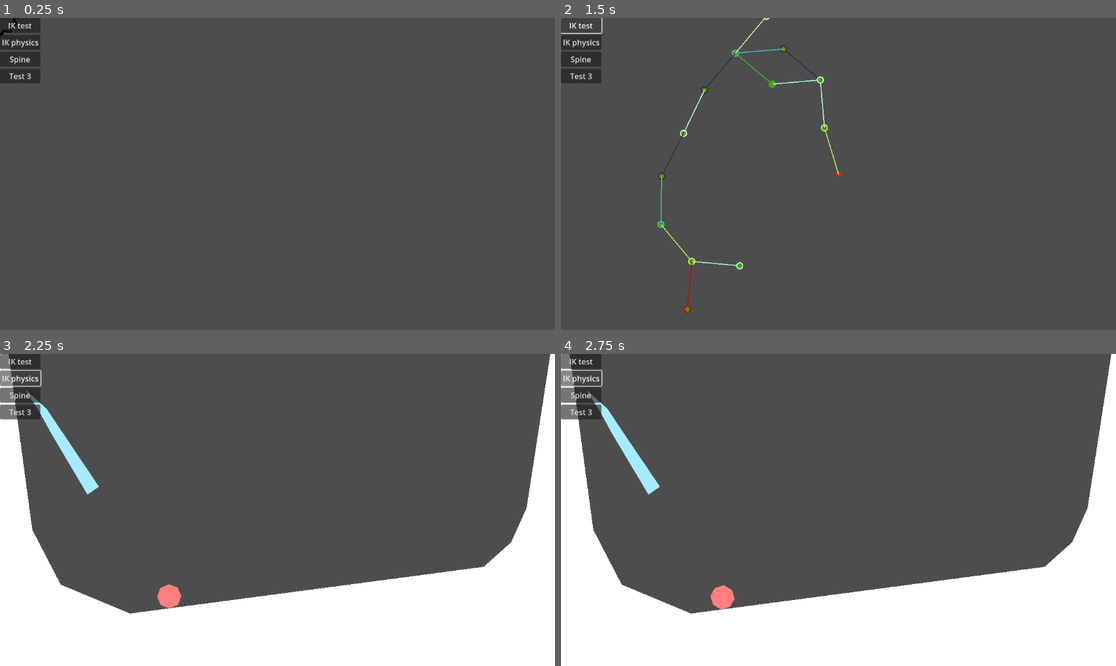
Above: before the commit, frames 1-4 (two rows, left to right).
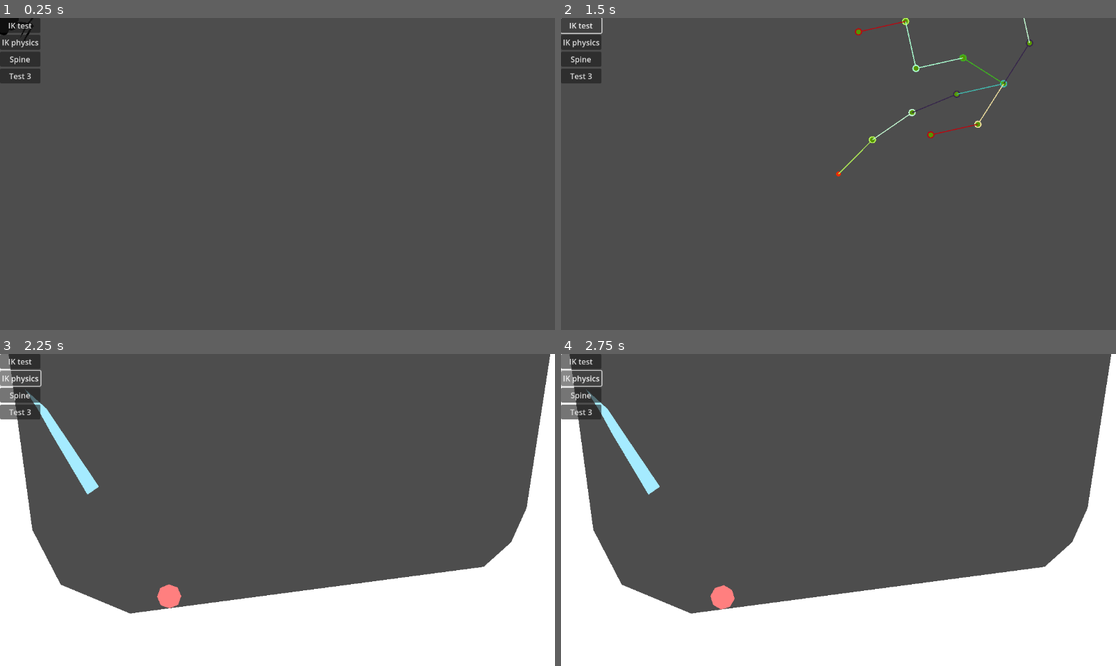
Above: after the commit, the same moments.

Repository: p4triko/CG-2025-Project-Procedural-Animation
Game: Godot game, scene res://objects/Player/player.tscn
Two runs of this game, one before a commit and one after it. Both use one fixed random seed, a clock stepped at 60 frames per second and the inputs below. This scene is started directly instead of the project's main scene.
Inputs:
- Up to frame 1 (0.25 s): no input
- Up to frame 2 (1.5 s): click "IK test" at 0.5 s; click "IK test" at 1.25 s
- Up to frame 3 (2.25 s): click "IK physics" at 2 s
- Up to frame 4 (2.75 s): no input

The runs differ from the first frame. In frame 1, 0.1% of the frame differs, in the area x 0-7%, y 0-9%; in frame 2, 1.3%, in the area x 17-86%, y 0-95%; in frame 3, nothing differs; in frame 4, nothing differs.

Commit message:
Spider texture, some texture mapping fixes

Diff:
--- a/objects/Node Simulation/sim_node.gd
+++ b/objects/Node Simulation/sim_node.gd
@@ -5,7 +5,6 @@
 # - Makes angles even, will make an arch out of the chain (uses 3 previous node positions), uses curve for sahape
 #
 # Visualisation:
-# - Ability to add sprites to follow the bones and joints
 # - Creates Path2D from the nodes
 #
 # Implement this thing for anchors (interpolation, for smoother movement): https://www.youtube.com/watch?v=KPoeNZZ6H4s
@@ -32,7 +31,6 @@
 @export var joint_texture: Texture
 @export var bone_texture_y_scale: float = 1
 @export var joint_texture_scale: float = 1
-
 
 var sim_root: SimRoot
 var prev_global_position: Vector2 = Vector2.ZERO
--- a/objects/Node Simulation/sim_root.gd
+++ b/objects/Node Simulation/sim_root.gd
@@ -45,9 +45,9 @@
 		var x_axis = (self_pos - parent_pos).normalized()
 		var y_axis = x_axis.rotated(deg_to_rad(90))
 		var image_transform: Transform2D = Transform2D(
-			x_axis/tex.get_size() * distance,
-			y_axis/tex.get_size() * sim_node.bone_texture_y_scale,
-			parent_pos - y_axis/2*sim_node.bone_texture_y_scale
+			x_axis/tex.get_size().x * distance,
+			y_axis * sim_node.bone_texture_y_scale,
+			parent_pos - y_axis/2*sim_node.bone_texture_y_scale*tex.get_size().y
 		)
 		draw_set_transform_matrix(image_transform)
 		draw_texture(tex, Vector2.ZERO, modulate)
@@ -67,8 +67,8 @@
 		var x_axis = ((self_pos - parent_pos).normalized() + (child_pos - self_pos).normalized()).normalized()
 		var y_axis = x_axis.rotated(deg_to_rad(90))
 		var image_transform: Transform2D = Transform2D(
-			x_axis/tex.get_size() * sim_node.joint_texture_scale,
-			y_axis/tex.get_size() * sim_node.joint_texture_scale,
+			x_axis/tex.get_size().x * sim_node.joint_texture_scale,
+			y_axis/tex.get_size().y * sim_node.joint_texture_scale,
 			self_pos - (x_axis + y_axis)*sim_node.joint_texture_scale/2
 		)
 		draw_set_transform_matrix(image_transform)
--- a/objects/Player/player.tscn
+++ b/objects/Player/player.tscn
@@ -1,10 +1,18 @@
-[gd_scene load_steps=6 format=3 uid="uid://c0pigba0ihfvs"]
+[gd_scene load_steps=8 format=3 uid="uid://c0pigba0ihfvs"]
 
 [ext_resource type="Script" uid="uid://btxtc8h4my7xj" path="res://objects/Player/player.gd" id="1_fwodp"]
 [ext_resource type="Texture2D" uid="uid://drkij5rd4qwh6" path="res://assets/images/Spider/spider_body.png" id="2_76bfe"]
 [ext_resource type="Script" uid="uid://ckdrfipawwquh" path="res://objects/Node Simulation/sim_root.gd" id="3_8e3mr"]
 [ext_resource type="Script" uid="uid://dftxhty2hpwup" path="res://objects/Node Simulation/sim_node.gd" id="4_sp50d"]
-[ext_resource type="Texture2D" uid="uid://dyqq6uaewyaa1" path="res://assets/images/icon.png" id="5_8e3mr"]
+[ext_resource type="Texture2D" uid="uid://dl6t6e0hmpusc" path="res://assets/images/Spider/spider_legs.png" id="6_sp50d"]
+
+[sub_resource type="AtlasTexture" id="AtlasTexture_8e3mr"]
+atlas = ExtResource("6_sp50d")
+region = Rect2(0, 35, 49, 10)
+
+[sub_resource type="AtlasTexture" id="AtlasTexture_sp50d"]
+atlas = ExtResource("6_sp50d")
+region = Rect2(0, 97, 49, 6)
 
 [node name="Player" type="Node2D"]
 script = ExtResource("1_fwodp")
@@ -24,29 +32,25 @@
 position = Vector2(20, 10)
 script = ExtResource("4_sp50d")
 is_anchored = true
-distance_range = Vector2(35, 35)
-bone_texture = ExtResource("5_8e3mr")
-joint_texture = ExtResource("5_8e3mr")
+distance_range = Vector2(49, 49)
 metadata/_custom_type_script = "uid://dftxhty2hpwup"
 
 [node name="LegRightNear2" type="Node2D" parent="SimRoot/LegRightNear1"]
 top_level = true
-position = Vector2(50.85857, -6.5151024)
+position = Vector2(68.78189, 14.618142)
 script = ExtResource("4_sp50d")
-distance_range = Vector2(35, 35)
+distance_range = Vector2(49, 49)
 allowed_angle_polarity = 1
-bone_texture = ExtResource("5_8e3mr")
-joint_texture = ExtResource("5_8e3mr")
+bone_texture = SubResource("AtlasTexture_8e3mr")
 metadata/_custom_type_script = "uid://dftxhty2hpwup"
 
 [node name="LegRightNear3" type="Node2D" parent="SimRoot/LegRightNear1/LegRightNear2"]
 top_level = true
-position = Vector2(68, 24)
+position = Vector2(46, 58)
 script = ExtResource("4_sp50d")
 is_anchored = true
-distance_range = Vector2(35, 35)
-bone_texture = ExtResource("5_8e3mr")
-joint_texture = ExtResource("5_8e3mr")
+distance_range = Vector2(49, 49)
+bone_texture = SubResource("AtlasTexture_sp50d")
 metadata/_custom_type_script = "uid://dftxhty2hpwup"
 
 [node name="LegRightFar1" type="Node2D" parent="SimRoot"]
@@ -54,29 +58,25 @@
 position = Vector2(-20, -10)
 script = ExtResource("4_sp50d")
 is_anchored = true
-distance_range = Vector2(35, 35)
-bone_texture = ExtResource("5_8e3mr")
-joint_texture = ExtResource("5_8e3mr")
+distance_range = Vector2(49, 49)
 metadata/_custom_type_script = "uid://dftxhty2hpwup"
 
 [node name="LegRightFar2" type="Node2D" parent="SimRoot/LegRightFar1"]
 top_level = true
-position = Vector2(-47.412254, -31.761623)
+position = Vector2(-68.478386, -17.13065)
 script = ExtResource("4_sp50d")
-distance_range = Vector2(35, 35)
+distance_range = Vector2(49, 49)
 allowed_angle_polarity = 2
-bone_texture = ExtResource("5_8e3mr")
-joint_texture = ExtResource("5_8e3mr")
+bone_texture = SubResource("AtlasTexture_8e3mr")
 metadata/_custom_type_script = "uid://dftxhty2hpwup"
 
 [node name="LegRightFar3" type="Node2D" parent="SimRoot/LegRightFar1/LegRightFar2"]
 top_level = true
-position = Vector2(-74, -9)
+position = Vector2(-85, 29)
 script = ExtResource("4_sp50d")
 is_anchored = true
-distance_range = Vector2(35, 35)
-bone_texture = ExtResource("5_8e3mr")
-joint_texture = ExtResource("5_8e3mr")
+distance_range = Vector2(49, 49)
+bone_texture = SubResource("AtlasTexture_sp50d")
 metadata/_custom_type_script = "uid://dftxhty2hpwup"
 
 [node name="LegLeftFar1" type="Node2D" parent="SimRoot"]
@@ -84,34 +84,25 @@
 position = Vector2(20, -10)
 script = ExtResource("4_sp50d")
 is_anchored = true
-distance_range = Vector2(35, 35)
-bone_texture = ExtResource("5_8e3mr")
-joint_texture = ExtResource("5_8e3mr")
-bone_texture_y_scale = 8.0
-joint_texture_scale = 8.0
+distance_range = Vector2(49, 49)
 metadata/_custom_type_script = "uid://dftxhty2hpwup"
 
 [node name="LegLeftFar2" type="Node2D" parent="SimRoot/LegLeftFar1"]
 top_level = true
-position = Vector2(47.61875, -31.498941)
+position = Vector2(68.3331, -1.9432249)
 script = ExtResource("4_sp50d")
-distance_range = Vector2(35, 35)
-bone_texture = ExtResource("5_8e3mr")
-joint_texture = ExtResource("5_8e3mr")
-bone_texture_y_scale = 8.0
-joint_texture_scale = 8.0
+distance_range = Vector2(49, 49)
+allowed_angle_polarity = 1
+bone_texture = SubResource("AtlasTexture_8e3mr")
 metadata/_custom_type_script = "uid://dftxhty2hpwup"
 
 [node name="LegLeftFar3" type="Node2D" parent="SimRoot/LegLeftFar1/LegLeftFar2"]
 top_level = true
-position = Vector2(79, -16)
+position = Vector2(43, 40)
 script = ExtResource("4_sp50d")
 is_anchored = true
-distance_range = Vector2(35, 35)
-bone_texture = ExtResource("5_8e3mr")
-joint_texture = ExtResource("5_8e3mr")
-bone_texture_y_scale = 8.0
-joint_texture_scale = 8.0
+distance_range = Vector2(49, 49)
+bone_texture = SubResource("AtlasTexture_sp50d")
 metadata/_custom_type_script = "uid://dftxhty2hpwup"
 
 [node name="LegLeftNear1" type="Node2D" parent="SimRoot"]
@@ -119,28 +110,24 @@
 position = Vector2(-20, 10)
 script = ExtResource("4_sp50d")
 is_anchored = true
-distance_range = Vector2(35, 35)
-bone_texture = ExtResource("5_8e3mr")
-joint_texture = ExtResource("5_8e3mr")
+distance_range = Vector2(49, 49)
 metadata/_custom_type_script = "uid://dftxhty2hpwup"
 
 [node name="LegLeftNear2" type="Node2D" parent="SimRoot/LegLeftNear1"]
 top_level = true
-position = Vector2(-44.56134, -14.934725)
+position = Vector2(-68.9892, 11.029006)
 script = ExtResource("4_sp50d")
-distance_range = Vector2(35, 35)
+distance_range = Vector2(49, 49)
 allowed_angle_polarity = 2
-bone_texture = ExtResource("5_8e3mr")
-joint_texture = ExtResource("5_8e3mr")
+bone_texture = SubResource("AtlasTexture_8e3mr")
 metadata/_custom_type_script = "uid://dftxhty2hpwup"
 
 [node name="LegLeftNear3" type="Node2D" parent="SimRoot/LegLeftNear1/LegLeftNear2"]
 top_level = true
-position = Vector2(-71, 7.9999027)
+position = Vector2(-59, 59)
 script = ExtResource("4_sp50d")
 is_anchored = true
-distance_range = Vector2(35, 35)
+distance_range = Vector2(49, 49)
 allowed_angle_polarity = 1
-bone_texture = ExtResource("5_8e3mr")
-joint_texture = ExtResource("5_8e3mr")
+bone_texture = SubResource("AtlasTexture_sp50d")
 metadata/_custom_type_script = "uid://dftxhty2hpwup"
--- a/scenes/test_scene.tscn
+++ b/scenes/test_scene.tscn
@@ -13,83 +13,83 @@
 zoom = Vector2(10, 10)
 
 [node name="SimRoot2" type="Node2D" parent="."]
-position = Vector2(4, -18)
+top_level = true
 script = ExtResource("2_nd71p")
 draw_distance_constraint = 2
 metadata/_custom_type_script = "uid://ckdrfipawwquh"
 
 [node name="SimNode" type="Node2D" parent="SimRoot2"]
 top_level = true
-position = Vector2(-16, -29)
+position = Vector2(36, -50)
 script = ExtResource("2_j8ivh")
 is_anchored = true
 metadata/_custom_type_script = "uid://dftxhty2hpwup"
 
 [node name="SimNode2" type="Node2D" parent="SimRoot2/SimNode"]
 top_level = true
-position = Vector2(-7.3064756, -24.058073)
+position = Vector2(44.701256, -45.0717)
 script = ExtResource("2_j8ivh")
 metadata/_custom_type_script = "uid://dftxhty2hpwup"
 
 [node name="SimNode3" type="Node2D" parent="SimRoot2/SimNode/SimNode2"]
 top_level = true
-position = Vector2(-3.3664541, -14.866978)
+position = Vector2(50.43086, -36.87587)
 script = ExtResource("2_j8ivh")
 angle_sway = 0.25
 metadata/_custom_type_script = "uid://dftxhty2hpwup"
 
 [node name="SimNode4" type="Node2D" parent="SimRoot2/SimNode/SimNode2/SimNode3"]
 top_level = true
-position = Vector2(-7.0795236, -5.581876)
+position = Vector2(49.592678, -26.911058)
 script = ExtResource("2_j8ivh")
 angle_sway = 0.25
 metadata/_custom_type_script = "uid://dftxhty2hpwup"
 
 [node name="SimNode3" type="Node2D" parent="SimRoot2/SimNode/SimNode2/SimNode3/SimNode4"]
 top_level = true
-position = Vector2(-16.270618, -1.6418536)
+position = Vector2(41.95381, -20.457554)
 script = ExtResource("2_j8ivh")
 angle_sway = 0.25
 metadata/_custom_type_script = "uid://dftxhty2hpwup"
 
 [node name="SimNode3" type="Node2D" parent="SimRoot2/SimNode/SimNode2/SimNode3/SimNode4/SimNode3"]
 top_level = true
-position = Vector2(-25.675285, -5.040711)
+position = Vector2(32.006622, -19.431198)
 script = ExtResource("2_j8ivh")
 angle_sway = 0.25
 metadata/_custom_type_script = "uid://dftxhty2hpwup"
 
 [node name="SimNode4" type="Node2D" parent="SimRoot2/SimNode/SimNode2/SimNode3/SimNode4/SimNode3/SimNode3"]
 top_level = true
-position = Vector2(-35.23051, -2.0915313)
+position = Vector2(24.706932, -12.5963955)
 script = ExtResource("2_j8ivh")
 angle_sway = 0.25
 metadata/_custom_type_script = "uid://dftxhty2hpwup"
 
 [node name="SimNode4" type="Node2D" parent="SimRoot2/SimNode/SimNode2/SimNode3/SimNode4/SimNode3/SimNode3/SimNode4"]
 top_level = true
-position = Vector2(-39.901688, 6.75042)
+position = Vector2(24.378206, -2.6018)
 script = ExtResource("2_j8ivh")
 angle_sway = 0.25
 metadata/_custom_type_script = "uid://dftxhty2hpwup"
 
 [node name="SimNode3" type="Node2D" parent="SimRoot2/SimNode/SimNode2/SimNode3/SimNode4/SimNode3/SimNode3/SimNode4/SimNode4"]
 top_level = true
-position = Vector2(-36.952507, 16.305645)
+position = Vector2(31.213009, 4.6978903)
 script = ExtResource("2_j8ivh")
 angle_sway = 0.25
 metadata/_custom_type_script = "uid://dftxhty2hpwup"
 
 [node name="SimNode4" type="Node2D" parent="SimRoot2/SimNode/SimNode2/SimNode3/SimNode4/SimNode3/SimNode3/SimNode4/SimNode4/SimNode3"]
 top_level = true
-position = Vector2(-28.110558, 20.976826)
+position = Vector2(41.207603, 5.026615)
 script = ExtResource("2_j8ivh")
 angle_sway = 0.25
 metadata/_custom_type_script = "uid://dftxhty2hpwup"
 
 [node name="SimNode5" type="Node2D" parent="SimRoot2/SimNode/SimNode2/SimNode3/SimNode4/SimNode3/SimNode3/SimNode4/SimNode4/SimNode3/SimNode4"]
 top_level = true
-position = Vector2(-18.555332, 18.027647)
+position = Vector2(48.507294, -1.8081875)
 script = ExtResource("2_j8ivh")
 target_angle = -0.25
 angle_sway = 0.0
@@ -97,7 +97,7 @@
 
 [node name="SimNode6" type="Node2D" parent="SimRoot2/SimNode/SimNode2/SimNode3/SimNode4/SimNode3/SimNode3/SimNode4/SimNode4/SimNode3/SimNode4"]
 top_level = true
-position = Vector2(-25.161379, 30.532051)
+position = Vector2(48.042404, 12.326305)
 script = ExtResource("2_j8ivh")
 target_angle = 0.25
 angle_sway = 0.0
@@ -105,7 +105,7 @@
 
 [node name="SimNode5" type="Node2D" parent="SimRoot2/SimNode/SimNode2/SimNode3/SimNode4/SimNode3"]
 top_level = true
-position = Vector2(-12.557551, -10.926956)
+position = Vector2(42.79199, -30.422365)
 script = ExtResource("2_j8ivh")
 target_angle = 0.75
 angle_sway = 0.0
@@ -113,7 +113,7 @@
 
 [node name="SimNode7" type="Node2D" parent="SimRoot2/SimNode/SimNode2/SimNode3/SimNode4/SimNode3/SimNode5"]
 top_level = true
-position = Vector2(-3.366457, -14.86698)
+position = Vector2(50.430855, -36.87587)
 script = ExtResource("2_j8ivh")
 target_angle = 0.25
 angle_sway = 0.0
@@ -121,7 +121,7 @@
 
 [node name="SimNode6" type="Node2D" parent="SimRoot2/SimNode/SimNode2/SimNode3/SimNode4/SimNode3"]
 top_level = true
-position = Vector2(-6.9855165, 2.0712154)
+position = Vector2(51.918625, -19.619377)
 script = ExtResource("2_j8ivh")
 target_angle = -0.75
 angle_sway = 0.0
@@ -129,7 +129,7 @@
 
 [node name="SimNode7" type="Node2D" parent="SimRoot2/SimNode/SimNode2/SimNode3/SimNode4/SimNode3/SimNode6"]
 top_level = true
-position = Vector2(2.2055779, -1.8688068)
+position = Vector2(59.55749, -26.072882)
 script = ExtResource("2_j8ivh")
 target_angle = -0.25
 angle_sway = 0.0
Binary file changed: assets/images/Spider/spider_body.png
Binary file added: assets/images/Spider/spider_legs.png
Not shown, added: assets/images/Spider/spider_legs.png.import
